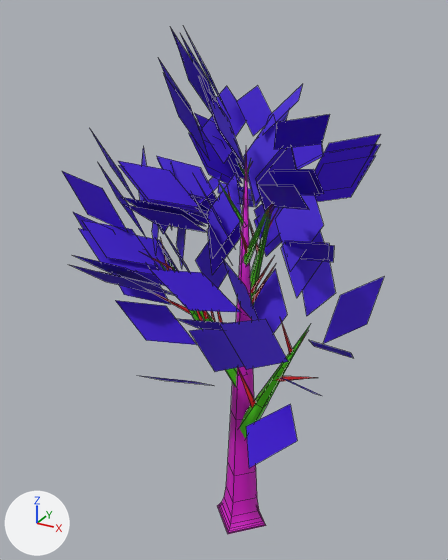
One commit to the OBJ model assets/tree2.obj: the scene before it, then after it.
Both versions are drawn from a 50 mm camera at (0.58, -1.151, 1.261) aimed at (-0.051, -0.004, 0.687). Lighting does not change. The marker at lower left points along +X, +Y and +Z. Mesh edges are drawn as thin lines. Where no turn or scale is listed for an object, it has been applied to the vertices. Vertices at the same position are counted once.

In view in the first picture: 'stems_1'.
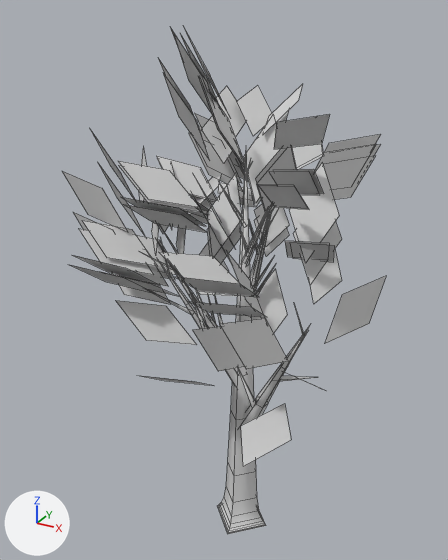
Location of each change, [x1, y1, x2, y2] in pixels of the pictures (448 x 560 px; the box of a moved part takes in the faces that stretch with it):
'stems_1', recoloured, reshaped
    before: [62, 27, 384, 534]
    after: [62, 27, 386, 534]
part 1 of me_stems_1, moved or reshaped
    before: [277, 376, 322, 396]
    after: [284, 372, 322, 389]
part 2 of me_stems_1, moved or reshaped
    before: [221, 257, 258, 320]
    after: [226, 251, 265, 319]
part 3 of me_stems_1, moved or reshaped
    before: [190, 329, 244, 372]
    after: [193, 326, 245, 371]
part 4 of me_stems_1, moved or reshaped
    before: [323, 277, 384, 344]
    after: [325, 276, 386, 343]
part 5 of me_stems_1, moved or reshaped
    before: [246, 404, 297, 468]
    after: [241, 404, 291, 466]
part 6 of me_stems_1, moved or reshaped
    before: [281, 231, 324, 298]
    after: [293, 221, 341, 285]
part 7 of me_stems_1, rebuilt
    before: [302, 261, 335, 316]
    after: [310, 250, 342, 303]
part 8 of me_stems_1, rebuilt
    before: [275, 195, 323, 272]
    after: [289, 163, 339, 263]
part 9 of me_stems_1, deleted
    before: [174, 318, 223, 330]
part 10 of me_stems_1, deleted
    before: [150, 269, 240, 312]
part 11 of me_stems_1, deleted
    before: [309, 340, 353, 358]
part 12 of me_stems_1, deleted
    before: [281, 321, 293, 355]
part 13 of me_stems_1, built on
    before: [220, 319, 316, 382]
    after: [159, 252, 317, 381]

Patch to the scene script:
```diff
--- a/assets/tree2.obj.py
+++ b/assets/tree2.obj.py
@@ mat_stems_1_002 @@
 mat_stems_1_002 = principled_material('stems_1.002')
-mat_stems_1_002.base_color = (0.064, 0.64, 0.0)  # green #48d100
+mat_stems_1_002.base_color = (0.64, 0.64, 0.64)  # light grey #d1d1d1
 mat_stems_1_002.roughness = 0.69
@@ mat_stems_2_002 @@
 mat_stems_2_002 = principled_material('stems_2.002')
-mat_stems_2_002.base_color = (0.64, 0.0, 0.00549)  # red #d10011
+mat_stems_2_002.base_color = (0.64, 0.64, 0.64)  # light grey #d1d1d1
 mat_stems_2_002.roughness = 0.69
@@ mat_trunk_002 @@
 mat_trunk_002 = principled_material('trunk.002')
-mat_trunk_002.base_color = (0.64, 0.0, 0.551)  # pink #d100c4
+mat_trunk_002.base_color = (0.64, 0.64, 0.64)  # light grey #d1d1d1
 mat_trunk_002.roughness = 0.69
@@ mat_leaves @@
 mat_leaves = principled_material('leaves')
-mat_leaves.base_color = (0.0451, 0.0, 0.64)  # purple #3c00d1
+mat_leaves.base_color = (0.64, 0.64, 0.64)  # light grey #d1d1d1
 mat_leaves.roughness = 0.69
@@ me_stems_1 @@
 # verts and faces of me_stems_1; kept vertices keep their numbers, new ones are numbered from 669
-me_stems_1.from_pydata(...)  # 669 vertices, 361 faces; spans x -0.45..0.32, y -0.418..0.323, z 0.0..1.229
+me_stems_1.from_pydata(...)  # 669 vertices, 361 faces; spans x -0.45..0.292, y -0.41..0.323, z 0.0..1.229
+# me_stems_1 part 1: the loose piece of 4 vertices spanning x 0.162..0.268, y -0.255..-0.11, z 0.543..0.631 is moved by (0.007, 0.005, 0.011)
+# me_stems_1 part 2: the loose piece of 4 vertices spanning x -0.011..0.075, y -0.115..-0.024, z 0.605..0.782 is moved by (0.008, 0.004, 0.017)
+# me_stems_1 part 3: the loose piece of 4 vertices spanning x 0.031..0.103, y -0.287..-0.149, z 0.585..0.71 is moved by (0.011, -0.006, 0.008)
+# me_stems_1 part 4: the loose piece of 4 vertices spanning x 0.204..0.287, y -0.028..0.103, z 0.6..0.726 is moved by (0.005, -0.003, 0.004)
+# me_stems_1 part 5: the loose piece of 4 vertices spanning x 0.17..0.267, y -0.418..-0.219, z 0.567 is moved by (-0.015, 0.009, -0.009)
+# me_stems_1 part 6: the loose piece of 4 vertices spanning x 0.097..0.192, y -0.06..0.032, z 0.71..0.887 is moved by (0.029, -0.006, 0.039)
+# me_stems_1 part 7: the loose piece of 4 vertices spanning x 0.077..0.159, y 0.069..0.246, z 0.605..0.697 is rebuilt with 4 vertices and now spans x 0.088..0.169, y 0.078..0.255, z 0.635..0.728
+# me_stems_1 part 8: the loose piece of 4 vertices spanning x 0.098..0.194, y -0.101..-0.008, z 0.785..0.962 is rebuilt with 4 vertices and now spans x 0.127..0.222, y -0.098..-0.005, z 0.808..0.985
+# me_stems_1 part 9: the loose piece of 4 vertices spanning x 0.044..0.132, y -0.368..-0.202, z 0.69..0.778 is deleted
+# me_stems_1 part 10: the loose piece of 4 vertices spanning x -0.078..0.079, y -0.254..-0.169, z 0.709..0.801 is deleted
+# me_stems_1 part 11: the loose piece of 4 vertices spanning x 0.204..0.32, y -0.219..-0.082, z 0.622..0.71 is deleted
+# me_stems_1 part 12: the loose piece of 4 vertices spanning x 0.156..0.166, y -0.155..-0.088, z 0.595..0.711 is deleted
+# me_stems_1 part 13
+delete_vertices([168, 170, 171, 345, 346, 348])  # with the faces that use them
+verts[347] = (0.198, -0.204, 0.649)  # moved, pixel (288, 361)
+verts[169] = (0.236, -0.136, 0.587)  # moved, pixel (318, 377)
+verts[669] = (0.126, -0.342, 0.775)  # pixel (219, 323)
+verts[670] = (0.164, -0.241, 0.749)  # pixel (265, 318)
+verts[671] = (0.16, -0.305, 0.676)  # pixel (246, 369)
+verts[672] = (0.087, -0.378, 0.823)  # pixel (187, 301)
+verts[673] = (0.077, -0.288, 0.759)  # pixel (210, 312)
+verts[674] = (0.155, -0.212, 0.735)  # pixel (267, 317)
+verts[675] = (0.165, -0.303, 0.798)  # pixel (250, 306)
+verts[676] = (-0.045, -0.266, 0.846)  # pixel (158, 251)
+verts[677] = (0.022, -0.181, 0.821)  # pixel (212, 255)
+verts[678] = (0.11, -0.181, 0.754)  # pixel (253, 296)
+verts[679] = (0.043, -0.266, 0.779)  # pixel (200, 294)
+verts[680] = (0.078, -0.404, 0.874)  # pixel (173, 276)
+verts[681] = (0.071, -0.313, 0.811)  # pixel (199, 291)
+verts[682] = (0.151, -0.239, 0.787)  # pixel (259, 297)
+verts[683] = (0.158, -0.33, 0.85)  # pixel (239, 283)
+verts[684] = (0.111, -0.073, 0.507)  # pixel (272, 380)
+verts[685] = (0.114, -0.061, 0.513)
+verts[686] = (0.12, -0.064, 0.501)  # pixel (278, 381)
+verts[687] = (0.189, -0.108, 0.658)
+verts[688] = (0.187, -0.162, 0.753)  # pixel (293, 302)
+verts[689] = (0.192, -0.11, 0.657)  # pixel (304, 335)
+verts[690] = (0.189, -0.111, 0.656)  # pixel (302, 336)
+faces += [(347, 671, 669, 670), (672, 673, 674, 675), (676, 677, 678, 679), (680, 681, 682, 683)]  # mat_leaves (light grey #d1d1d1)
+faces += [(169, 685, 684), (169, 686, 685), (169, 684, 686), (687, 688, 689), (688, 690, 689), (687, 690, 688)]  # mat_stems_2_002 (light grey #d1d1d1)
 me_stems_1.materials.append(mat_stems_1_002)
```
